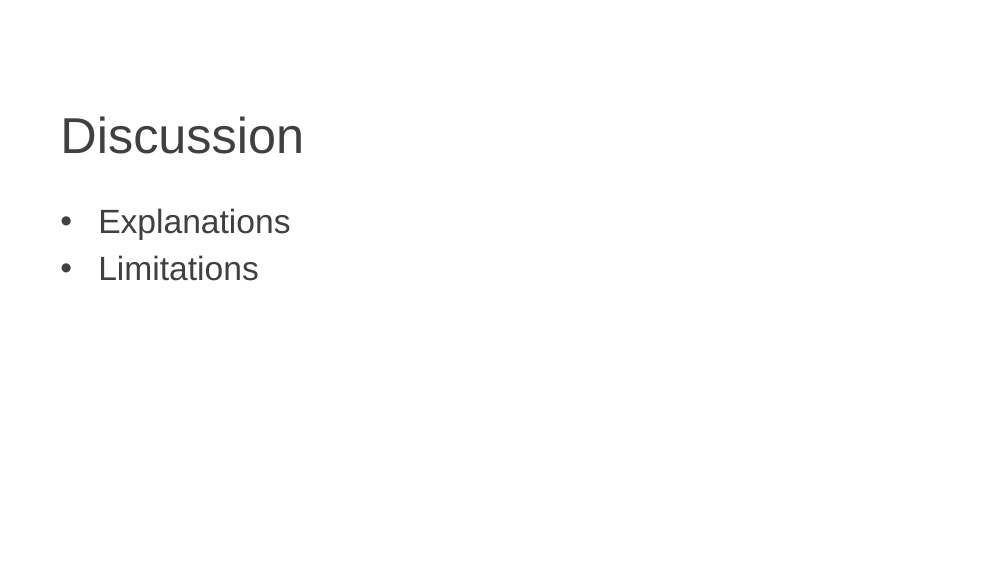
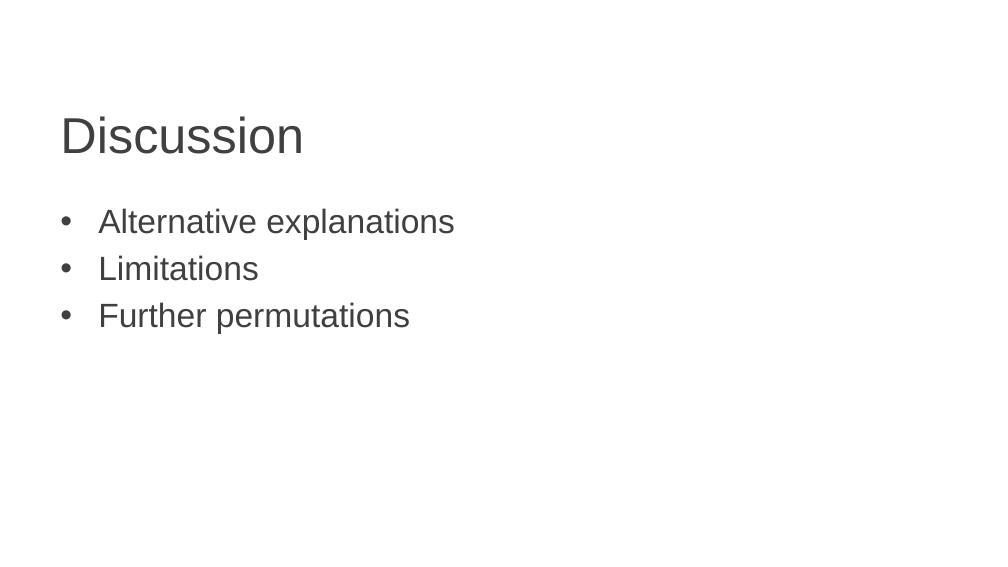
Before and after one commit to markchand/Money-in-Politics, a slide deck: slide 12 of SPSA (Working).pptx. Drawn at 1008x567 pixels with LibreOffice and Linux fonts; fonts in the diff are those of the drawing; background and template pictures are left out. Boxes give left, top, right and bottom in pixels: in the first picture for what was removed or moved away, otherwise in the second. Text is boxed around its words. In the diff, an @@ line names an element or a change of style, - is before the commit and + after.

```diff
--- a/SPSA (Working).pptx
+++ b/SPSA (Working).pptx
@@ text at (98, 208, 455, 240): text changed @@
-• Explanations
+• Alternative explanations
@@ text at (98, 302, 410, 334): paragraph added @@
+• Further permutations
```
Also in this commit, not shown: 1 other slide changed.
